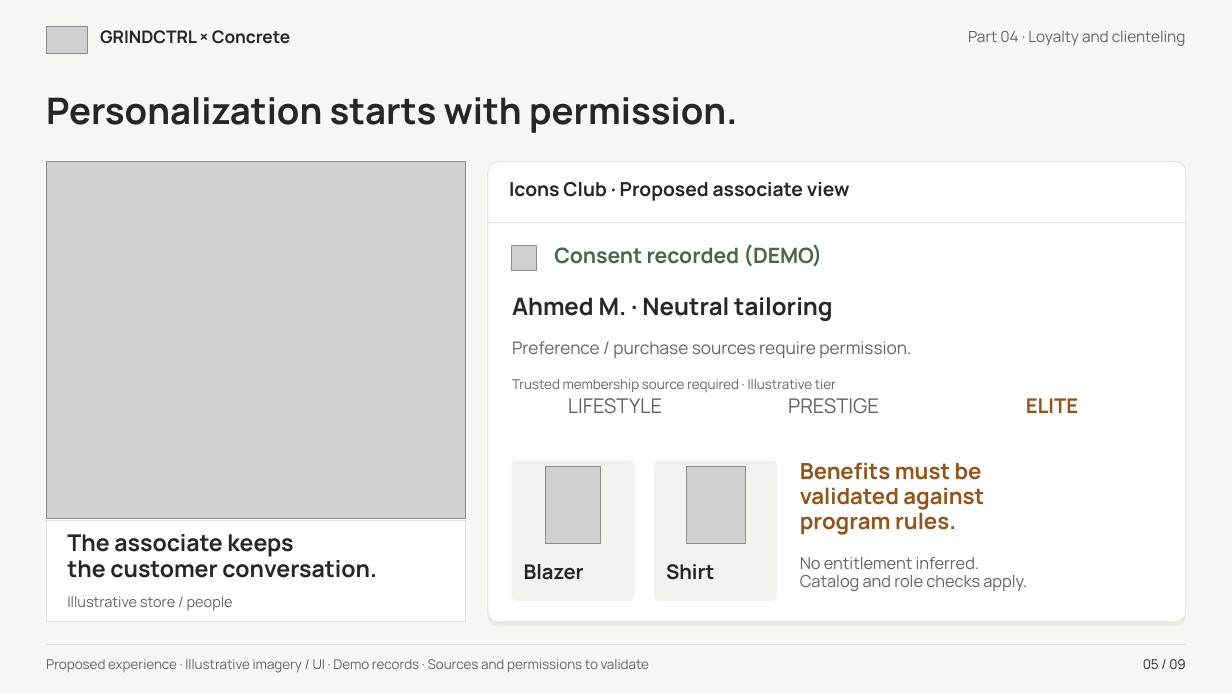
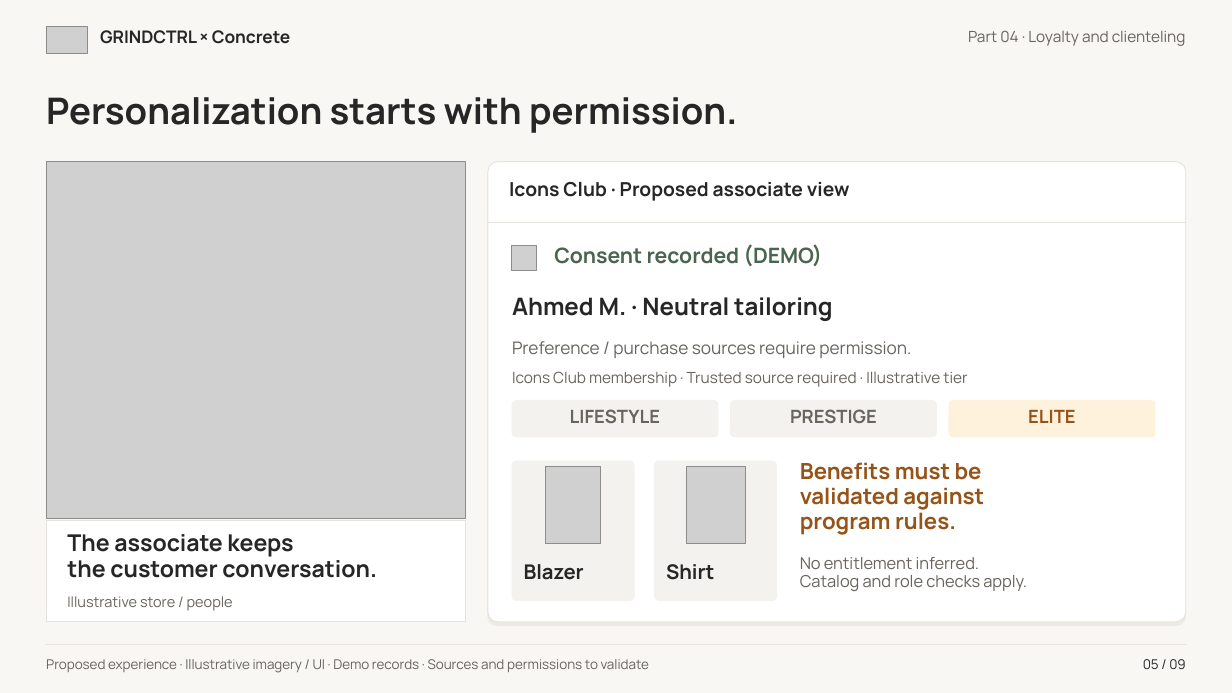
Before and after one commit to mhhmod/grindctrl_booking, a slide deck: slide 5 of GRINDCTRL_Concrete_Part04_AI_Opportunities_en.pptx. Drawn at 1232x693 pixels with LibreOffice and Linux fonts; fonts in the diff are those of the drawing; grey boxes stand for pictures. Boxes give left, top, right and bottom in pixels: in the first picture for what was removed or moved away, otherwise in the second. Text is boxed around its words. In the diff, an @@ line names an element or a change of style, - is before the commit and + after.

```diff
--- a/GRINDCTRL_Concrete_Part04_AI_Opportunities_en.pptx
+++ b/GRINDCTRL_Concrete_Part04_AI_Opportunities_en.pptx
@@ text at (x1=512, y1=371, x2=967, y2=387): text changed; size 10.5 to 12 pt @@
-Trusted membership source required · Illustrative tier
+Icons Club membership · Trusted source required · Illustrative tier
@@ text "LIFESTYLE" moved from (x1=568, y1=398, x2=662, y2=414) to (x1=570, y1=409, x2=660, y2=423) @@
@@ text "LIFESTYLE" at (x1=570, y1=409, x2=660, y2=423): size 15.8 to 14.2 pt, bold on; line spacing 17.6pt to 16pt @@
@@ rounded rectangle added at (x1=512, y1=400, x2=718, y2=437), fill #F4F2EE, outline #F4F2EE 0.75 pt @@
@@ text "PRESTIGE" at (x1=790, y1=409, x2=877, y2=423): size 15.8 to 14.2 pt, bold on; line spacing 17.6pt to 16pt @@
@@ text "PRESTIGE" moved from (x1=788, y1=398, x2=879, y2=414) to (x1=790, y1=409, x2=877, y2=423) @@
@@ rounded rectangle added at (x1=731, y1=400, x2=937, y2=437), fill #F4F2EE, outline #F4F2EE 0.75 pt @@
@@ text "ELITE" moved from (x1=1026, y1=398, x2=1078, y2=413) to (x1=1028, y1=410, x2=1075, y2=423) @@
@@ text "ELITE" at (x1=1028, y1=410, x2=1075, y2=423): size 15.8 to 14.2 pt; line spacing 17.6pt to 16pt @@
@@ rounded rectangle added at (x1=949, y1=400, x2=1155, y2=437), fill #FFF2DD, outline #FFF2DD 0.75 pt @@
```
Also in this commit, not shown: 7 other slides changed, 40 other files.
